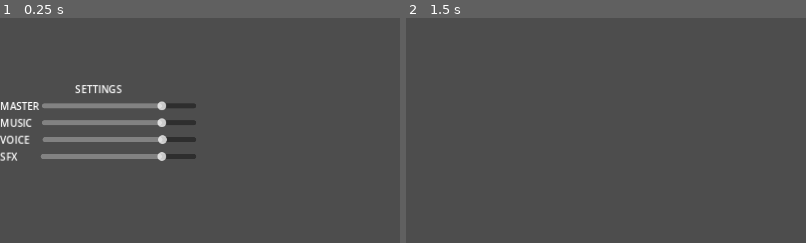
Above: before the commit, frames 1-2 (left to right).
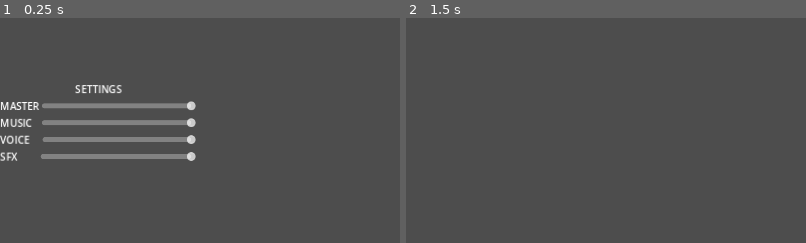
Above: after the commit, the same moments.

Repository: nicokumike/Touhou-Jam
Game: Godot game, scene res://Game/UI/Settings_Menu/settings.tscn
Two runs of this game, one before a commit and one after it. Both use one fixed random seed, a clock stepped at 60 frames per second and the inputs below. This scene is started directly instead of the project's main scene. Sound files missing from this copy of the repository are replaced by a short silence.
Inputs:
- Up to frame 1 (0.25 s): no input
- Up to frame 2 (1.5 s): tap Enter at 0.5 s; click "Back to main" at 1.25 s
The pictures show only the part of the screen within x 0-50%, y 25-75%; the shares and areas given below are measured in that part.

The runs differ from the first frame. In frame 1, 1.1% of the frame differs, in the area x 39-49%, y 36-64%; in frame 2, nothing differs.

Commit message:
audio settings

Diff:
--- a/Game/Lib/Audio_Manager/audio_manager.tscn
+++ b/Game/Lib/Audio_Manager/audio_manager.tscn
@@ -6,6 +6,7 @@
 script = ExtResource("1_ad85s")
 
 [node name="MusicManager" type="AudioStreamPlayer" parent="."]
+bus = &"Music"
 
 [node name="FadeTimer" type="Timer" parent="MusicManager"]
 
--- a/Game/Lib/Audio_Manager/audio_manager_bus.tres
+++ b/Game/Lib/Audio_Manager/audio_manager_bus.tres
@@ -1,7 +1,6 @@
 [gd_resource type="AudioBusLayout" format=3 uid="uid://cawkt7i7o0qp2"]
 
 [resource]
-bus/0/volume_db = -5.04224
 bus/1/name = &"Music"
 bus/1/solo = false
 bus/1/mute = false
--- a/Game/UI/Settings_Menu/settings.gd
+++ b/Game/UI/Settings_Menu/settings.gd
@@ -1,5 +1,22 @@
 extends Control
 
+@export var sample_sfx: AudioStreamMP3
+@export var sample_voice: AudioStreamMP3
+
+@onready var master_volume_slider = %MasterSlider
+@onready var music_volume_slider  = %MusicSlider
+@onready var voice_volume_slider  = %VoiceSlider
+@onready var sfx_volume_slider    = %SFXSlider
+
+var music_bus_name: String        = "Music"
+var voice_bus_name: String        = "Voice"
+var sfx_bus_name: String          = "SFX"
+var master_bus_name: String       = "Master"
+
+var master_bus: int
+var music_bus: int
+var voice_bus: int
+var sfx_bus: int
 
 #func _on_option_button_item_selected(index):
 	#if index == 0:
@@ -13,37 +30,41 @@
 	#elif index == 4:
 		#DisplayServer.window_set_size(Vector2i(1280, 720))
 
+func _ready():
+	master_bus = AudioServer.get_bus_index(master_bus_name)
+	music_bus  = AudioServer.get_bus_index(music_bus_name)
+	voice_bus  = AudioServer.get_bus_index(voice_bus_name)
+	sfx_bus    = AudioServer.get_bus_index(sfx_bus_name)
+	master_volume_slider.value = db_to_linear(AudioServer.get_bus_volume_db(master_bus))
+	music_volume_slider.value = db_to_linear(AudioServer.get_bus_volume_db(music_bus))
+	voice_volume_slider.value = db_to_linear(AudioServer.get_bus_volume_db(voice_bus))
+	sfx_volume_slider.value = db_to_linear(AudioServer.get_bus_volume_db(sfx_bus))
+
 func _on_back_button_pressed() -> void:
 	SignalBus.game_state_changed.emit("Main")
 	queue_free()
 
 func _on_master_slider_value_changed(value: float) -> void:
-	pass # Replace with function body.
-
+	AudioServer.set_bus_volume_db(master_bus, linear_to_db(value))
 
 func _on_master_slider_drag_ended(value_changed: bool) -> void:
 	pass # Replace with function body.
 
-
 func _on_music_slider_value_changed(value):
-	pass # Replace with function body.
-
+	prints(value, music_bus)
+	AudioServer.set_bus_volume_db(music_bus, linear_to_db(value))
 
 func _on_music_slider_drag_ended(value_changed):
 	pass # Replace with function body.
 
-
 func _on_voice_slider_value_changed(value):
-	pass # Replace with function body.
-
+	AudioServer.set_bus_volume_db(voice_bus, linear_to_db(value))
 
 func _on_voice_slider_drag_ended(value_changed):
-	pass # Replace with function body.
-
+	AudMan.play_quip(sample_voice)
 
 func _on_sfx_slider_value_changed(value):
-	pass # Replace with function body.
-
+	AudioServer.set_bus_volume_db(sfx_bus, linear_to_db(value))
 
 func _on_sfx_slider_drag_ended(value_changed):
-	pass # Replace with function body.
+	AudMan.play_sfx(sample_sfx)
--- a/Game/UI/Settings_Menu/settings.tscn
+++ b/Game/UI/Settings_Menu/settings.tscn
@@ -1,6 +1,8 @@
-[gd_scene load_steps=2 format=3 uid="uid://jjuu8asfhrpm"]
+[gd_scene load_steps=4 format=3 uid="uid://jjuu8asfhrpm"]
 
 [ext_resource type="Script" path="res://Game/UI/Settings_Menu/settings.gd" id="1_xj52j"]
+[ext_resource type="AudioStream" uid="uid://gmlgf3h8xomw" path="res://Assets/SFX/BP_Default_Sounds/Default_Attack.mp3" id="2_an335"]
+[ext_resource type="AudioStream" uid="uid://dda66qotujk1g" path="res://Assets/SFX/BP_Default_Sounds/Default_Death.mp3" id="3_1mofh"]
 
 [node name="SettingsMenu" type="Control"]
 layout_mode = 3
@@ -10,6 +12,8 @@
 grow_horizontal = 2
 grow_vertical = 2
 script = ExtResource("1_xj52j")
+sample_sfx = ExtResource("2_an335")
+sample_voice = ExtResource("3_1mofh")
 
 [node name="BackButton" type="Button" parent="."]
 layout_mode = 0
@@ -51,11 +55,13 @@
 "
 
 [node name="MasterSlider" type="HSlider" parent="SettingsContainer/VBoxContainer/AudioSliderContainerVbox/HBoxContainer"]
+unique_name_in_owner = true
 layout_mode = 2
 size_flags_horizontal = 3
 size_flags_vertical = 4
-value = 80.0
-rounded = true
+max_value = 1.0
+step = 0.05
+value = 1.0
 
 [node name="HBoxContainer2" type="HBoxContainer" parent="SettingsContainer/VBoxContainer/AudioSliderContainerVbox"]
 layout_mode = 2
@@ -65,11 +71,13 @@
 text = "MUSIC   "
 
 [node name="MusicSlider" type="HSlider" parent="SettingsContainer/VBoxContainer/AudioSliderContainerVbox/HBoxContainer2"]
+unique_name_in_owner = true
 layout_mode = 2
 size_flags_horizontal = 3
 size_flags_vertical = 4
-value = 80.0
-rounded = true
+max_value = 1.0
+step = 0.05
+value = 1.0
 
 [node name="HBoxContainer3" type="HBoxContainer" parent="SettingsContainer/VBoxContainer/AudioSliderContainerVbox"]
 layout_mode = 2
@@ -79,11 +87,13 @@
 text = "VOICE    "
 
 [node name="VoiceSlider" type="HSlider" parent="SettingsContainer/VBoxContainer/AudioSliderContainerVbox/HBoxContainer3"]
+unique_name_in_owner = true
 layout_mode = 2
 size_flags_horizontal = 3
 size_flags_vertical = 4
-value = 80.0
-rounded = true
+max_value = 1.0
+step = 0.05
+value = 1.0
 
 [node name="HBoxContainer4" type="HBoxContainer" parent="SettingsContainer/VBoxContainer/AudioSliderContainerVbox"]
 layout_mode = 2
@@ -93,11 +103,13 @@
 text = "SFX        "
 
 [node name="SFXSlider" type="HSlider" parent="SettingsContainer/VBoxContainer/AudioSliderContainerVbox/HBoxContainer4"]
+unique_name_in_owner = true
 layout_mode = 2
 size_flags_horizontal = 3
 size_flags_vertical = 4
-value = 80.0
-rounded = true
+max_value = 1.0
+step = 0.05
+value = 1.0
 
 [connection signal="pressed" from="BackButton" to="." method="_on_back_button_pressed"]
 [connection signal="drag_ended" from="SettingsContainer/VBoxContainer/AudioSliderContainerVbox/HBoxContainer/MasterSlider" to="." method="_on_master_slider_drag_ended"]
